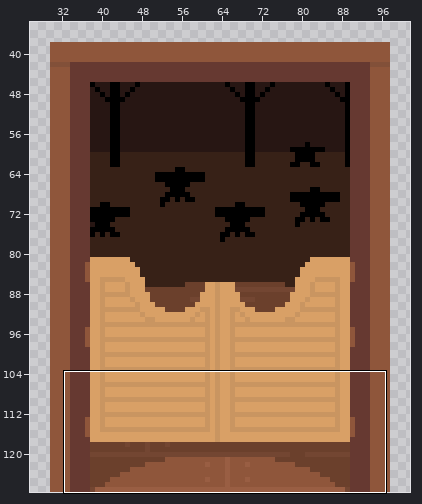
Edited in one commit: pixel-art file (Skettle/Assets/Sprites/Buildings/OutsideDoor.aseprite). Above: a wide view before the commit, with the close-up outlined.
Close-up. Before the edit:
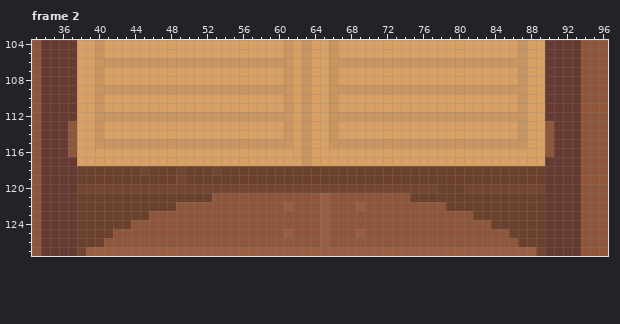
128x128 pixels, 3 frames. Colours within 5 levels of each other are drawn and written as one. Shown: frame 2: x 33..96, y 104..127. The wide view leaves out empty margins. The commit also changed other frames or places, which this record leaves out.
After:
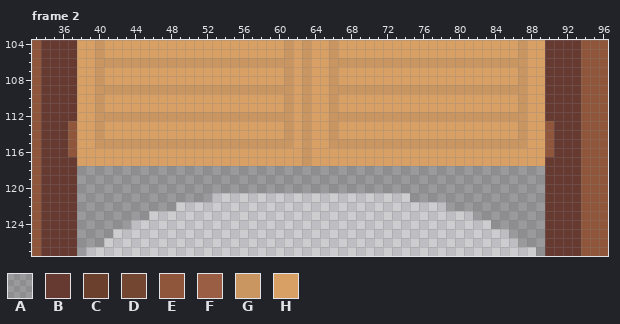
Palette (. is transparent): A #00000040  B #663931  C #6b402c  D #734632  E #8f563b  F #995e43  G #c99561  H #d9a066
Changes in this commit:
layer "Floor" now hidden
--- frame 2
@@ x 33..96 @@
 117 EBBBBHHHHHHHHHHHHHHHHHHHHHHHHHGHHHHHHHHHHHHHHHHHHHHHHHHHHBBBBEEE
-118 EBBBBCCCCCCCDCCCDCCCDCCCCCCCCCCCCCCCCCCCCCCCCCCCCCCCCCCCCBBBBEEE
-119 EBBBBCCCCCCCCCCCDCCCCCCCCCCCCCCCCCCCCCCCCCCCCCCCCCCCCCCCCBBBBEEE
-120 EBBBBDDDDDDDDDDDDDDDDDDDDDDDDDDDDDDDDDDDDDDDDCCCDDDDDDDDDBBBBEEE
-121 EBBBBCCCCCCCCCCCCCCCEEEEEEEEEEEEFEEEEEEEEECCCCCCCCCCCCCCCBBBBEEE
-122 EBBBBCCCCCCCCCCCEEEEEEEEEEEEFEEEFEEEFEEEEEEEEECCCCCCCCCCCBBBBEEE
-123 EBBBBCCCCCCCCEEEEEEEEEEEEEEEEEEEFEEEEEEEEEEEEEEEECCCCCCCCBBBBEEE
-124 EBBBBCCCCCCEEEEEEEEEEEEEEEEEEEEEFEEEEEEEEEEEEEEEEEECCCCCCBBBBEEE
-125 EBBBBCCCCEEEEEEEEEEEEEEEEEEEFEEEFEEEFEEEEEEEEEEEEEEEECCCCBBBBEEE
-126 EBBBBCCCEEEEEEEEEEEEEEEEEEEEEEEEFEEEEEEEEEEEEEEEEEEEEECCCBBBBEEE
-127 EBBBBDFFFFFFFFFFFFFFFFFFFFFFFFFFFFFFFFFFFFFFFFFFFFFFFFFFDBBBBEEE
+118 EBBBBAAAAAAAAAAAAAAAAAAAAAAAAAAAAAAAAAAAAAAAAAAAAAAAAAAAABBBBEEE
+119 EBBBBAAAAAAAAAAAAAAAAAAAAAAAAAAAAAAAAAAAAAAAAAAAAAAAAAAAABBBBEEE
+120 EBBBBAAAAAAAAAAAAAAAAAAAAAAAAAAAAAAAAAAAAAAAAAAAAAAAAAAAABBBBEEE
+121 EBBBBAAAAAAAAAAAAAAA......................AAAAAAAAAAAAAAABBBBEEE
+122 EBBBBAAAAAAAAAAA..............................AAAAAAAAAAABBBBEEE
+123 EBBBBAAAAAAAA....................................AAAAAAAABBBBEEE
+124 EBBBBAAAAAA........................................AAAAAABBBBEEE
+125 EBBBBAAAA............................................AAAABBBBEEE
+126 EBBBBAAA..............................................AAABBBBEEE
+127 EBBBBA..................................................ABBBBEEE
Where, in picture pixels (left, top, right, bottom), the same in both close-ups:
changed: (77, 166, 545, 256)
